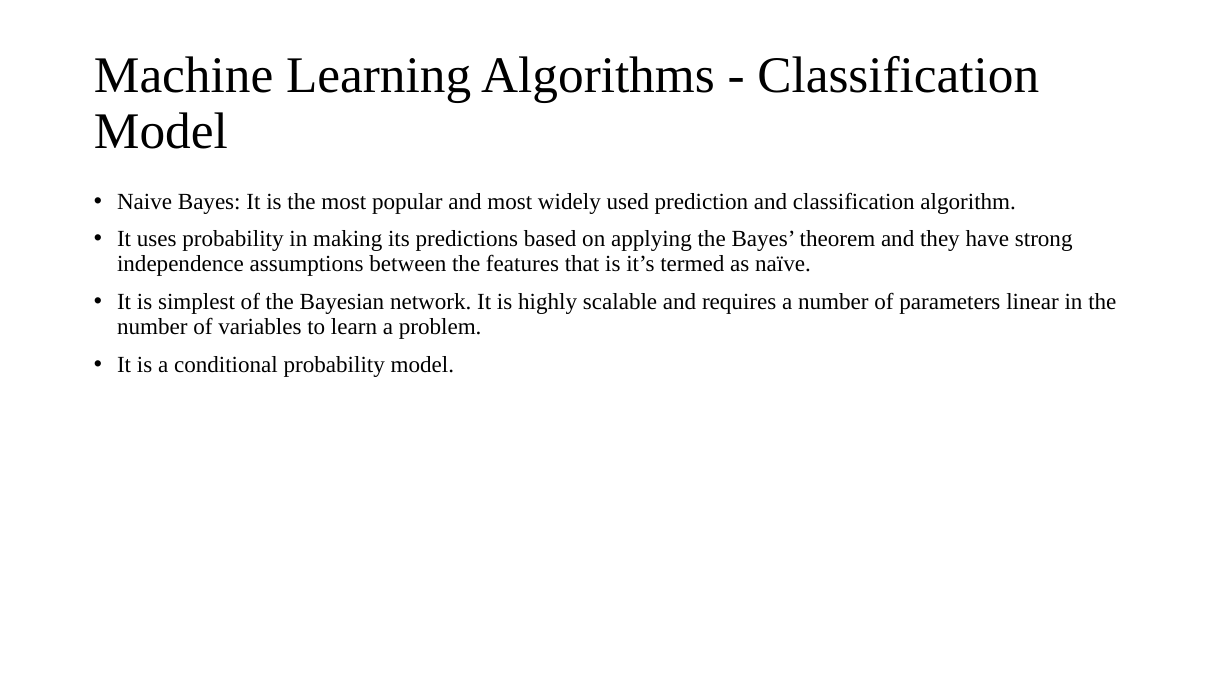
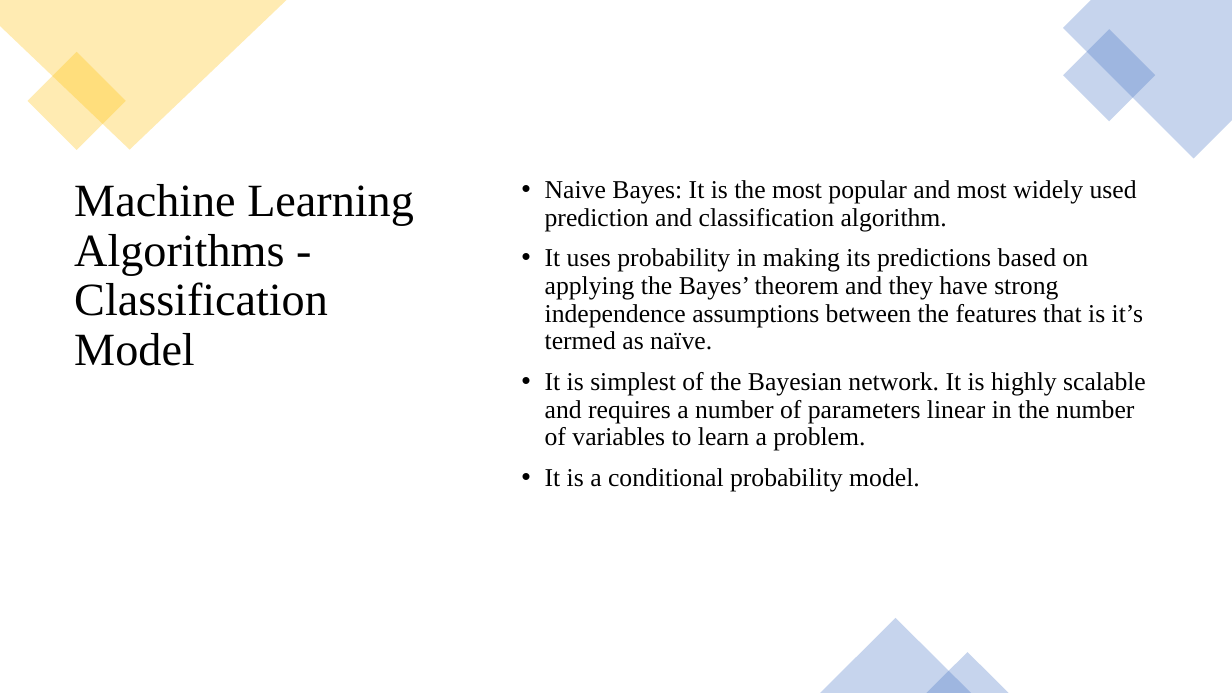
Before and after one commit to Celestina-ayeni/Dissertation, a slide deck: slide 8 of DissertationPresentation.pptx. Drawn at 1232x693 pixels with LibreOffice and Linux fonts; fonts in the diff are those of the drawing. Boxes give left, top, right and bottom in pixels: in the first picture for what was removed or moved away, otherwise in the second. Text is boxed around its words. In the diff, an @@ line names an element or a change of style, - is before the commit and + after.

```diff
--- a/DissertationPresentation.pptx
+++ b/DissertationPresentation.pptx
@@ freeform shape added at [0, 0, 287, 150], fill #FFC000 at 30% opacity @@
@@ freeform shape added at [1063, 0, 1232, 159], fill #4472C4 at 30% opacity @@
@@ rectangle added at [1063, 29, 1156, 122], fill #4472C4 at 30% opacity @@
@@ rectangle added at [27, 52, 125, 150], fill #FFC000 at 30% opacity @@
@@ title "Machine Learning Algorithms - Classification ...": place and size @@
-title "Machine Learning Algorithms - Classification ..." at [94, 56, 1039, 149]
+title "Machine Learning Algorithms - Classification ..." at [74, 184, 414, 366]
@@ title "Machine Learning Algorithms - Classification ..." at [74, 184, 414, 366]: size 40 to 36 pt; vertical alignment middle to top @@
@@ text "Naive Bayes: It is the ...": place and size @@
-text "Naive Bayes: It is the ..." at [117, 192, 1116, 377]
+text "Naive Bayes: It is the ..." at [545, 180, 1146, 492]
@@ text "Naive Bayes: It is the ..." at [545, 180, 1146, 492]: size 18 to 20 pt @@
@@ triangle added at [821, 618, 971, 693], fill #4472C4 at 30% opacity @@
@@ triangle added at [927, 653, 1009, 693], fill #4472C4 at 30% opacity @@
```
Also in this commit, not shown: 13 other slides changed, 1 slide added.
